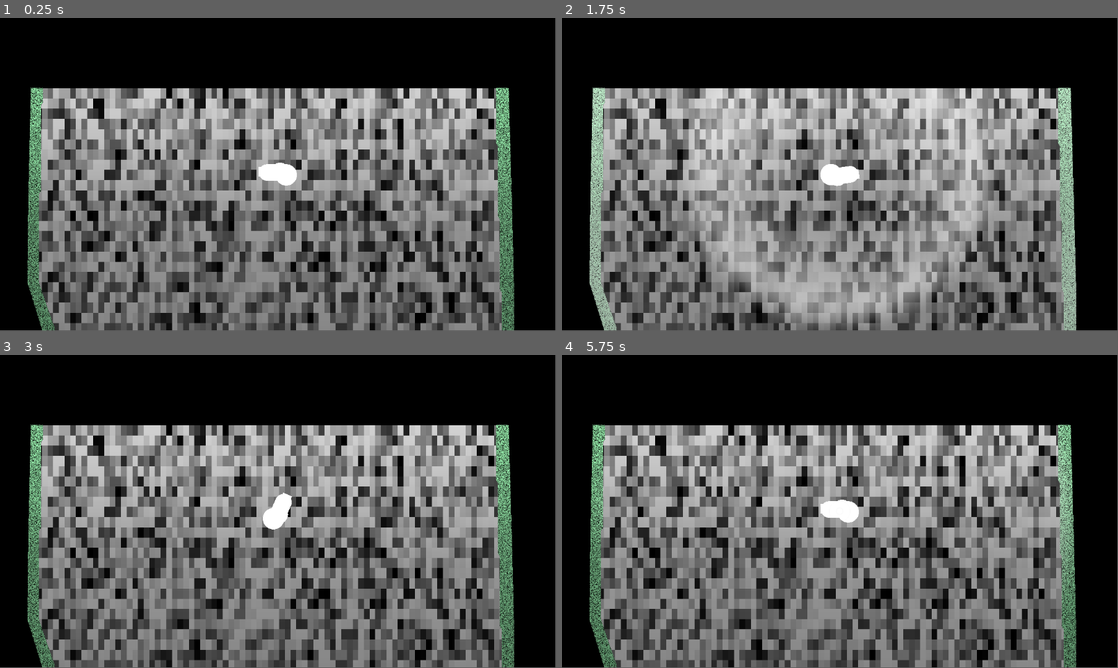
Above: before the commit, frames 1-4 (two rows, left to right).
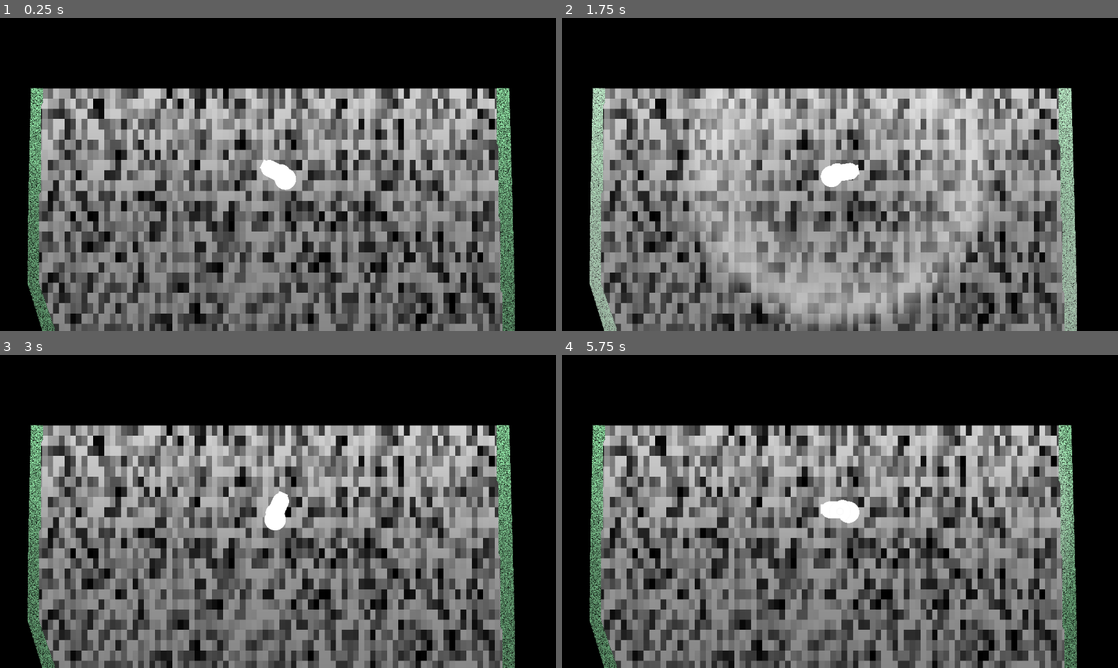
Above: after the commit, the same moments.

Repository: Mastoast/LDJam57
Game: Godot game, scene res://Levels/base_level.tscn
Two runs of this game, one before a commit and one after it. Both use one fixed random seed, a clock stepped at 60 frames per second and the inputs below. Sound files missing from this copy of the repository are replaced by a short silence.
Inputs (mouse positions are in pixels of both pictures, inside the frame that each line leads up to):
- Up to frame 1 (0.25 s): no input
- Up to frame 2 (1.75 s): tap Enter at 0.5 s; move the mouse to (962, 158) at 0.52 s; hold Right (ui_right) 0.53-1.28 s; tap Space (ui_select) at 0.77, 1.52 s; move the mouse to (728, 190) at 1.27 s; hold Down (ui_down) from 1.28 s (still down)
- Up to frame 3 (3 s): move the mouse to (333, 442) at 2.02 s; release Down (ui_down) at 2.03 s; hold Right (ui_right) 2.03-2.78 s; move the mouse to (250, 574) at 2.77 s; hold Up (ui_up) from 2.78 s (still down)
- Up to frame 4 (5.75 s): tap Space (ui_select) at 3.02, 3.77, 4.52 s; move the mouse to (1006, 558) at 3.52 s; release Up (ui_up) at 3.53 s; hold Left (ui_left) 3.53-5.03 s; move the mouse to (673, 464) at 4.27 s; move the mouse to (867, 511) at 5.02 s; hold Down (ui_down) from 5.03 s (still down)
The window is 799x449 before the commit and 800x450 after it. Grey fills any space a smaller window leaves; there, only what the larger window draws over its background counts as a difference.

The runs differ from the first frame. In frame 1, 7.0% of the frame differs, in the area x 4-93%, y 22-100%; in frame 2, 5.8%; in frame 3, 6.9%; in frame 4, 6.8%.

Commit message:
Add player sprite rotation + fix viewport

Diff:
--- a/Levels/test_hector.tscn
+++ b/Levels/test_hector.tscn
@@ -2,7 +2,7 @@
 
 [ext_resource type="PackedScene" uid="uid://cmbe6p5xvc2kp" path="res://Player/music_listener.tscn" id="1_l7kbo"]
 [ext_resource type="PackedScene" uid="uid://cirkva4eojwhw" path="res://Player/player.tscn" id="2_q0lvo"]
-[ext_resource type="Texture2D" uid="uid://stk65n1r0vkw" path="res://assets/transparent_circle.png" id="3_dcuiy"]
+[ext_resource type="Texture2D" uid="uid://stk65n1r0vkw" path="res://Assets/transparent_circle.png" id="3_dcuiy"]
 
 [sub_resource type="CanvasItemMaterial" id="CanvasItemMaterial_q0lvo"]
 light_mode = 2
@@ -11,7 +11,7 @@
 script/source = "extends Node2D
 
 func _ready() -> void:
-	MusicPlayer.play(MusicPlayer.music_test)
+	MusicPlayer.play(MusicPlayer.music_glitchy)
 "
 
 [sub_resource type="OccluderPolygon2D" id="OccluderPolygon2D_q0lvo"]
@@ -33,7 +33,7 @@
 shadow_item_cull_mask = 2
 
 [node name="Player" parent="." instance=ExtResource("2_q0lvo")]
-position = Vector2(581, 327)
+position = Vector2(212, 437)
 
 [node name="Polygon2D" type="Polygon2D" parent="."]
 light_mask = 2
@@ -42,12 +42,13 @@
 polygon = PackedVector2Array(-195, -116, 333, -29, 276, 367, -26, 235)
 
 [node name="LightOccluder2D" type="LightOccluder2D" parent="."]
+visible = false
 position = Vector2(721, 316)
 rotation = 1.37651
 occluder = SubResource("OccluderPolygon2D_q0lvo")
 
 [node name="PointLight2D" type="PointLight2D" parent="."]
-position = Vector2(477, 339)
+position = Vector2(457, 387)
 scale = Vector2(0.825, 0.825)
 range_item_cull_mask = 2
 shadow_enabled = true
--- a/Player/player.gd
+++ b/Player/player.gd
@@ -29,6 +29,8 @@
 func _process(_delta: float) -> void:
 	if (Player_State == State.Idle):
 		look_at(get_global_mouse_position())
+		var current_rotation_degrees = fmod(rotation_degrees, 360)
+		$Sprite2D.flip_v = current_rotation_degrees > 90 and current_rotation_degrees < 270
 	if Input.is_action_just_pressed("ui_select") && Player_State != State.Dash: ## dash debug
 		_onSonar()
 
--- a/project.godot
+++ b/project.godot
@@ -19,6 +19,10 @@
 
 MusicPlayer="*res://Singletons/MusicPlayer.gd"
 
+[display]
+
+window/stretch/mode="viewport"
+
 [global_group]
 
 Player="Player"
